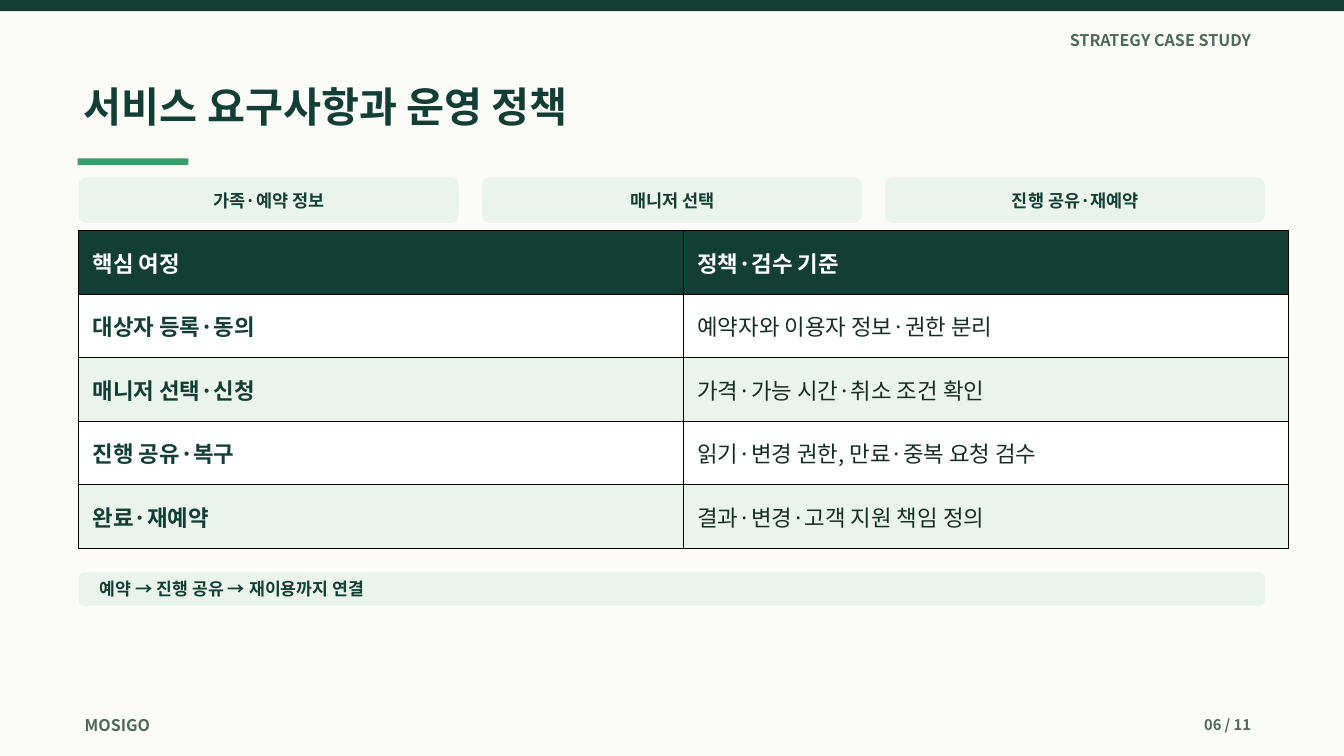
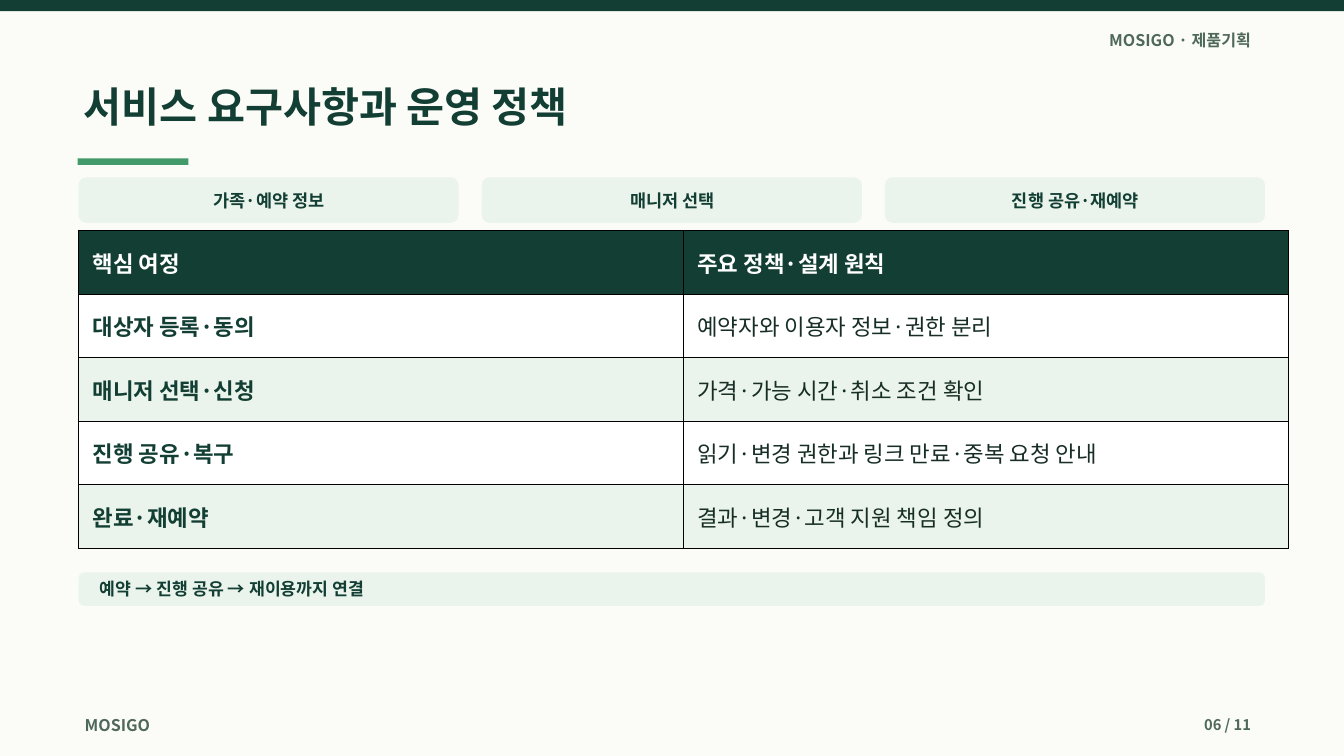
Before and after one commit to dohyunkimmm/mosigo-case-study, a slide deck: slide 6 of downloads/mosigo_report.pptx. Drawn at 1344x756 pixels with LibreOffice and Linux fonts; fonts in the diff are those of the drawing. Boxes give left, top, right and bottom in pixels: in the first picture for what was removed or moved away, otherwise in the second. Text is boxed around its words. In the diff, an @@ line names an element or a change of style, - is before the commit and + after.

Commit message:
docs: keep internal QA private and present MOSIGO as user-centered PRD
* copy: remove technical QA from portfolio and foreground user-centered PRD

* docs: keep PRD user-centered and remove public QA appendix link

* privacy: move QA appendix into private repo and exclude verification files from public Vercel site

* test: keep public PRD clean and verify private QA appendix separately

* test: ensure public PRD no longer links technical QA and QA appendix returns 404

* copy: keep editable slides focused on user needs and product design

* docs: prevent QA/English boilerplate returning when presentation binaries regenerate

* test: validate product-planning deck without internal QA or spreadsheet filenames

* copy: remove technical QA wording from business plan supporting pages

* docs: sync private-QA-free presentation, business plan and 26 public previews

* test: normalize PDF text extraction spacing for updated slide commentary

```diff
--- a/downloads/mosigo_report.pptx
+++ b/downloads/mosigo_report.pptx
@@ text at bbox=[1109, 32, 1251, 48]: text changed @@
-STRATEGY CASE STUDY
+MOSIGO · 제품기획
@@ table at bbox=[79, 231, 1289, 548] @@
-row 1, column 2: 정책·검수 기준
+row 1, column 2: 주요 정책·설계 원칙
-row 4, column 2: 읽기·변경 권한, 만료·중복 요청 검수
+row 4, column 2: 읽기·변경 권한과 링크 만료·중복 요청 안내
```
Also in this commit, not shown: 9 other slides changed, 38 other files.
